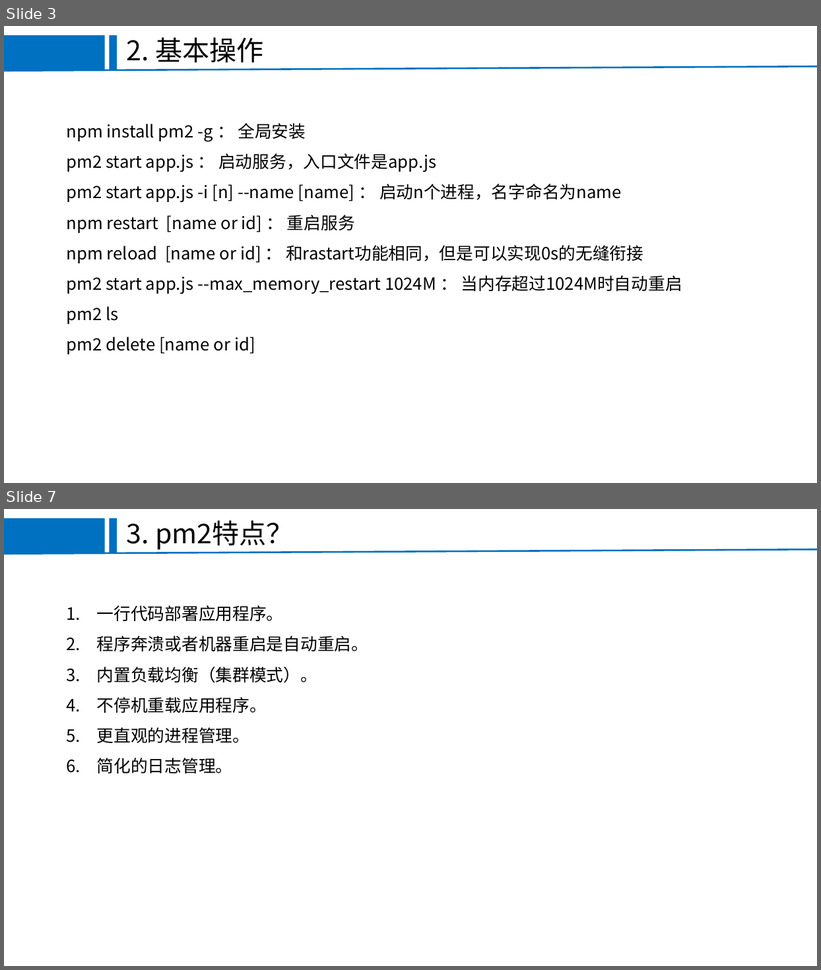
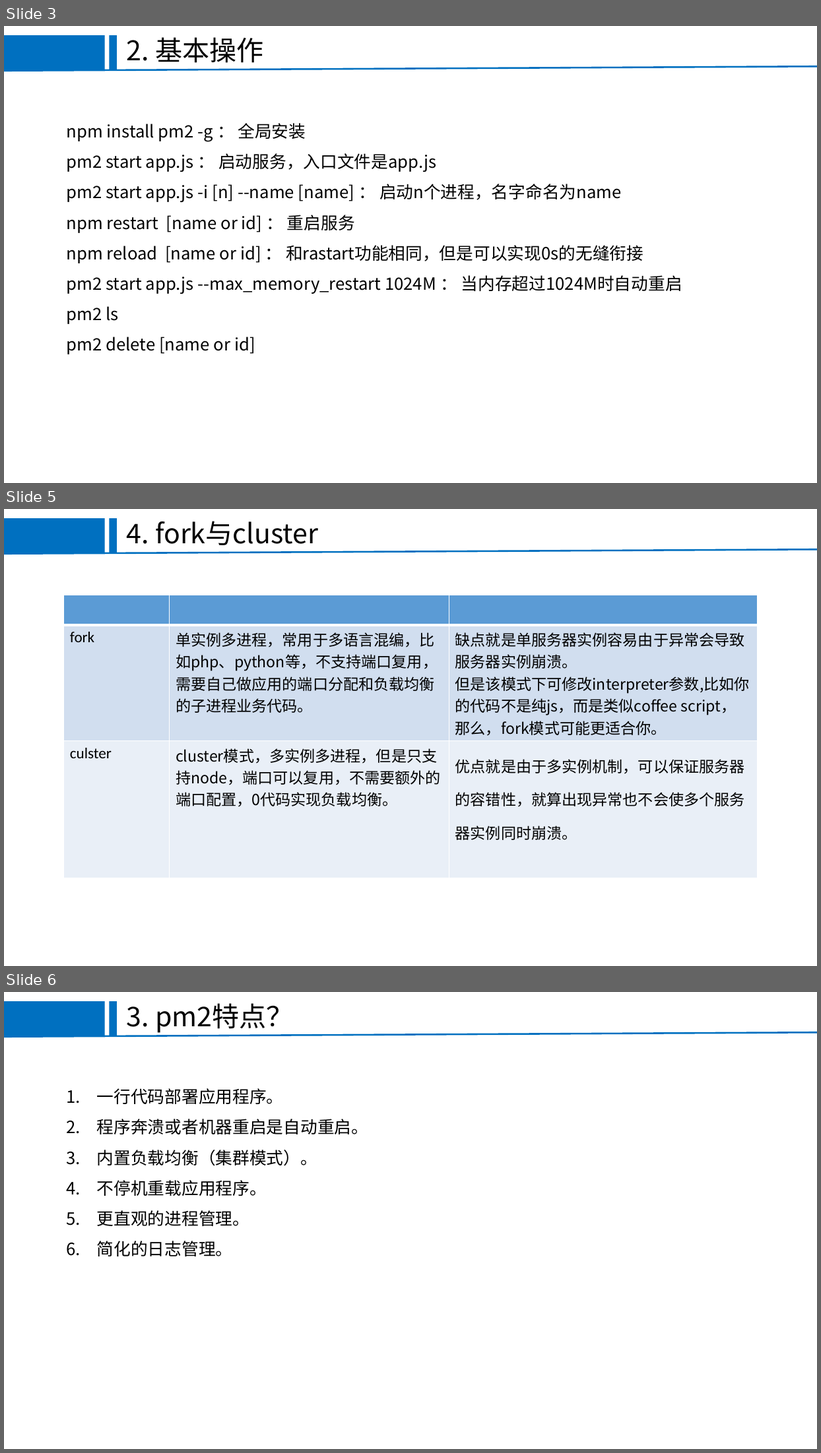
Before and after one commit to FEjohnny/demos, a slide deck: pm2/pm2.pptx. Shown one above the other, each under a label of ours: slides 3 and 7 before the commit, slides 3, 5 and 6 after it; the slides between them are not shown. The pictures are 821x970 and 821x1453 pixels, drawn with LibreOffice and Linux fonts; fonts in the diff are those of the drawing; background and template pictures are left out. Boxes give left, top, right and bottom in pixels: in the first picture for what was removed or moved away, otherwise in the second. Text is boxed around its words. In the diff, an @@ line names an element or a change of style, - is before the commit and + after.

```diff
--- a/pm2/pm2.pptx
+++ b/pm2/pm2.pptx
@@ slide 5 added at (4,509,817,966), background #FFFFFF; not listed: 3 template elements that a slide beside it also shows @@
@@ text added at (127,521,318,545), 32 pt, text #000000 @@
+4. fork与cluster
@@ table added at (64,595,757,878), 3 rows, 3 columns @@
+ |  | 
+fork | 单实例多进程，常用于多语言混编，比如php、python等，不支持端口复用，需要自己做应用的端口分配和负载均衡的子进程业务代码。 | 缺点就是单服务器实例容易由于异常会导致服务器实例崩溃。 / 但是该模式下可修改interpreter参数,比如你的代码不是纯js，而是类似coffee script，那么，fork模式可能更适合你。
+culster | cluster模式，多实例多进程，但是只支持node，端口可以复用，不需要额外的端口配置，0代码实现负载均衡。 | 优点就是由于多实例机制，可以保证服务器的容错性，就算出现异常也不会使多个服务器实例同时崩溃。
@@ what was slide 7 is now slide 6 @@
```
Also in this commit, not shown: 3 slides changed, 4 other slides added, 2 slides removed, 3 other files.
